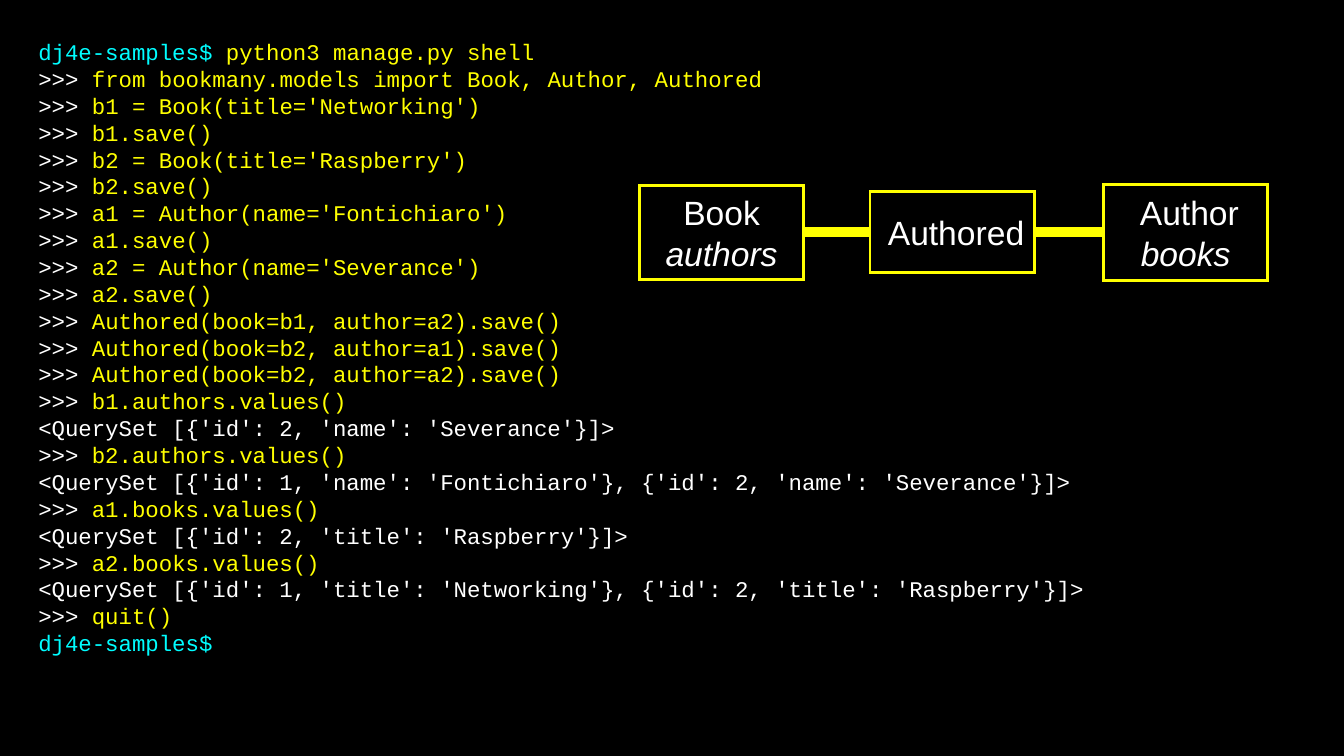
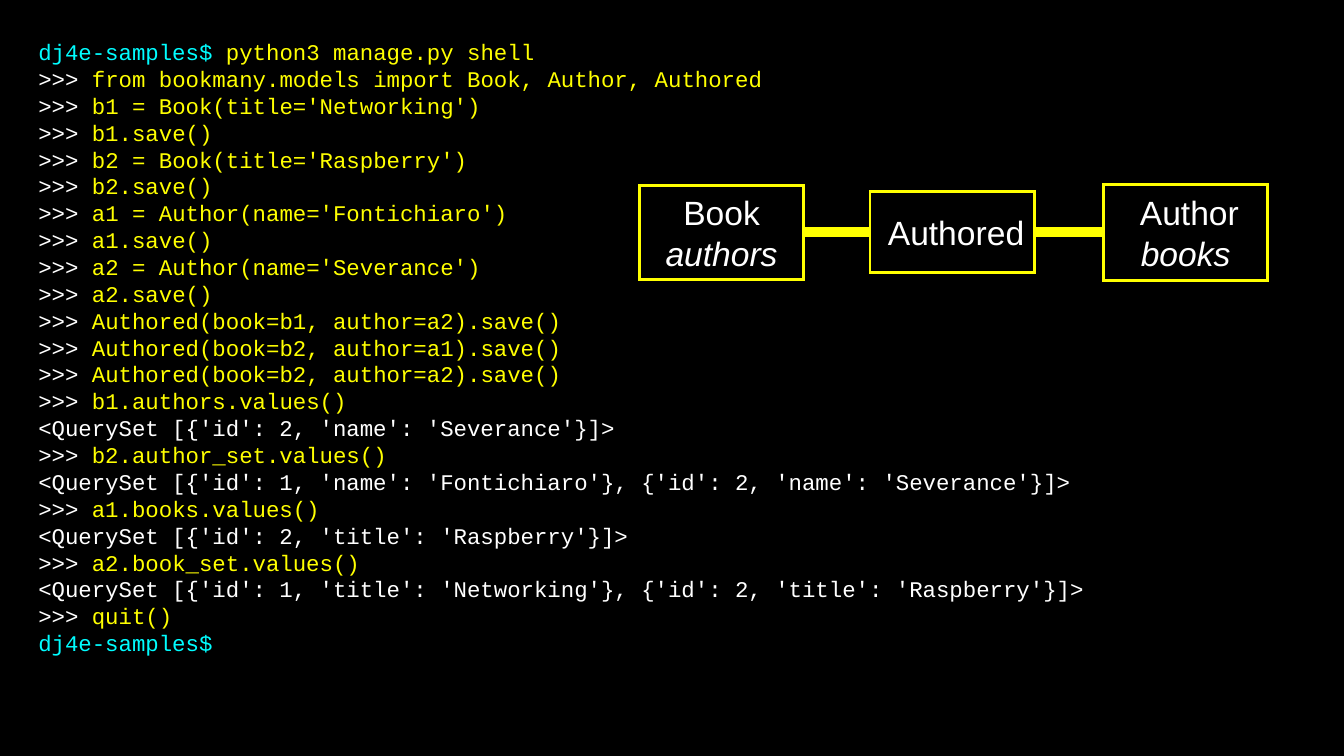
Before and after one commit to csev/dj4e, a slide deck: slide 16 of lectures/DJ-04-Many-To-Many.pptx. Drawn at 1344x756 pixels with LibreOffice and Linux fonts; fonts in the diff are those of the drawing. Boxes give left, top, right and bottom in pixels: in the first picture for what was removed or moved away, otherwise in the second. Text is boxed around its words. In the diff, an @@ line names an element or a change of style, - is before the commit and + after.

Commit message:
Add book_set

```diff
--- a/lectures/DJ-04-Many-To-Many.pptx
+++ b/lectures/DJ-04-Many-To-Many.pptx
@@ text at <box>92,447,387,468</box>: text changed @@
->>> b2.authors.values()
+>>> b2.author_set.values()
@@ text at <box>92,554,360,576</box>: text changed @@
->>> a2.books.values()
+>>> a2.book_set.values()
```
